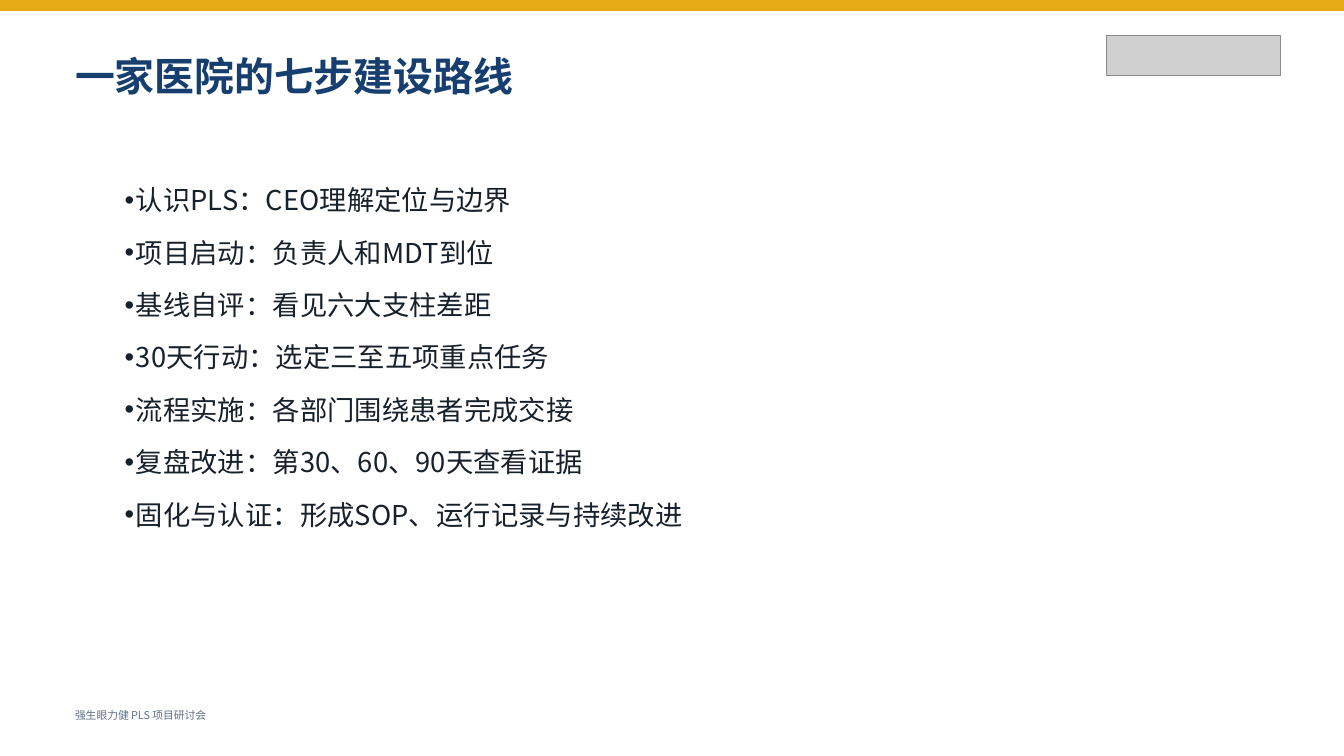
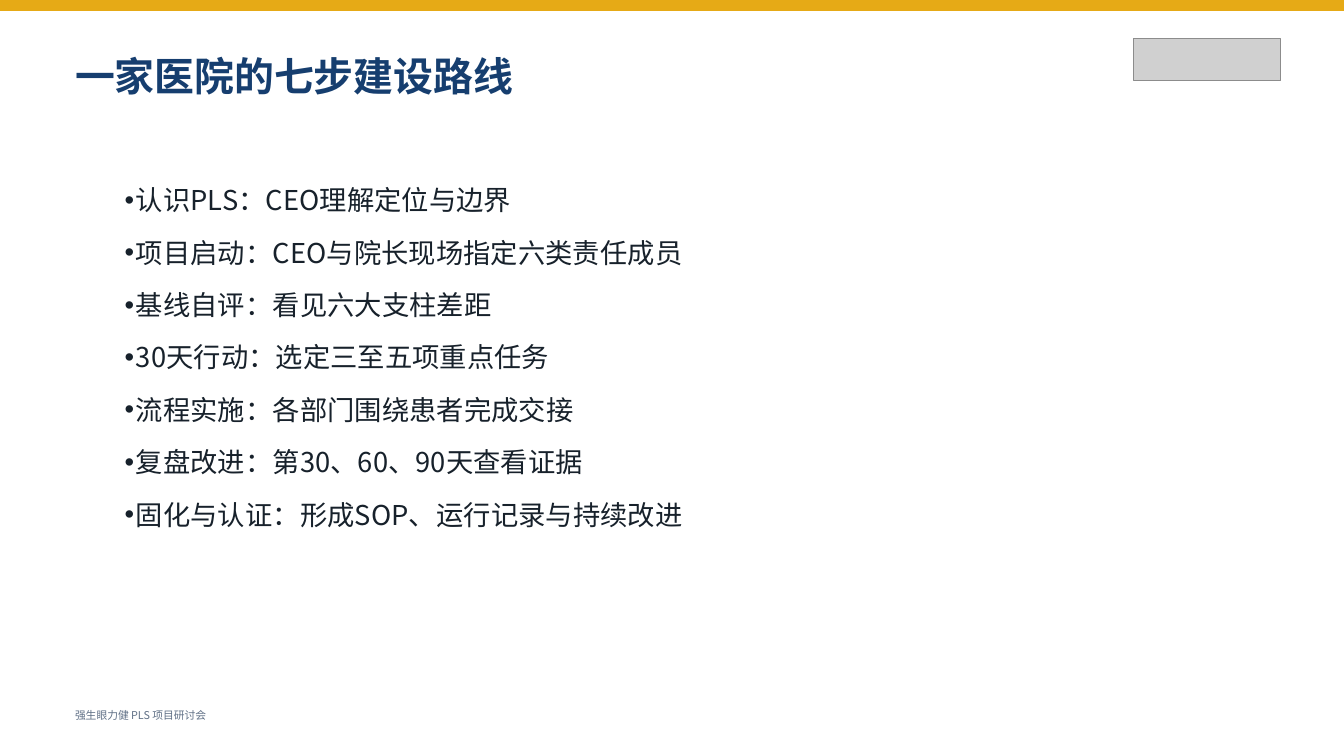
Before and after one commit to happyaipinghe-amo/digital-pls, a slide deck: slide 12 of downloads/强生眼力健_Digital_PLS院方研讨会30分钟介绍PPT.pptx. Drawn at 1344x756 pixels with LibreOffice and Linux fonts; fonts in the diff are those of the drawing; grey boxes stand for pictures. Boxes give left, top, right and bottom in pixels: in the first picture for what was removed or moved away, otherwise in the second. Text is boxed around its words. In the diff, an @@ line names an element or a change of style, - is before the commit and + after.

```diff
--- a/downloads/强生眼力健_Digital_PLS院方研讨会30分钟介绍PPT.pptx
+++ b/downloads/强生眼力健_Digital_PLS院方研讨会30分钟介绍PPT.pptx
@@ picture: place and size @@
-picture at [1107,35,1281,76]
+picture at [1134,39,1281,82]
@@ text at [136,240,682,266]: text changed @@
-• 项目启动：负责人和MDT到位
+• 项目启动：CEO与院长现场指定六类责任成员
```
Also in this commit, not shown: 15 other slides changed, 2 slides added, 24 other files.
